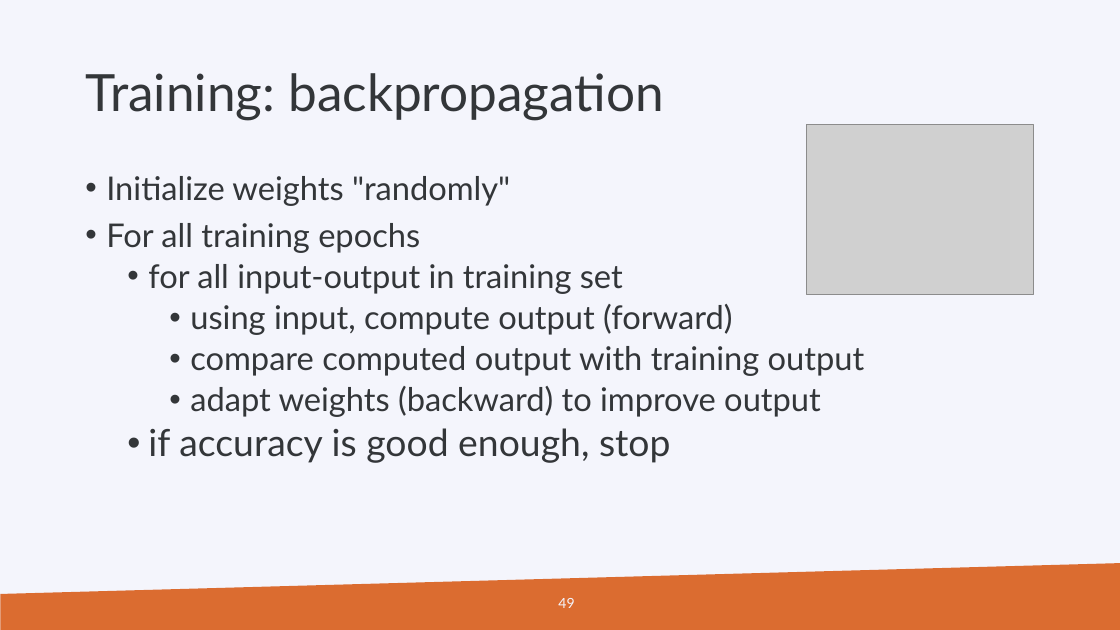
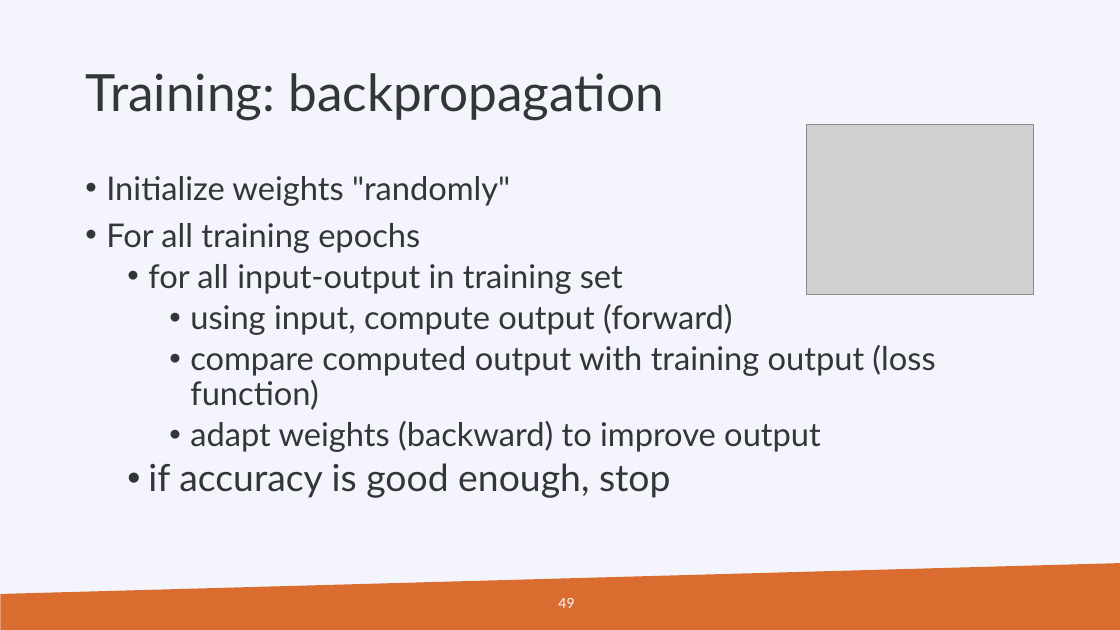
Before and after one commit to gjbex/Machine-learning-with-Python, a slide deck: slide 49 of python_for_machine_learning.pptx. Drawn at 1120x630 pixels with LibreOffice and Linux fonts; fonts in the diff are those of the drawing; grey boxes stand for pictures; background and template pictures are left out. Boxes give left, top, right and bottom in pixels: in the first picture for what was removed or moved away, otherwise in the second. Text is boxed around its words. In the diff, an @@ line names an element or a change of style, - is before the commit and + after.

Commit message:
Fix typos

```diff
--- a/python_for_machine_learning.pptx
+++ b/python_for_machine_learning.pptx
@@ text at box(190, 345, 935, 410): text changed @@
-    • compare computed output with training output
+    • compare computed output with training output (loss function)
```
Also in this commit, not shown: 3 other slides changed.
